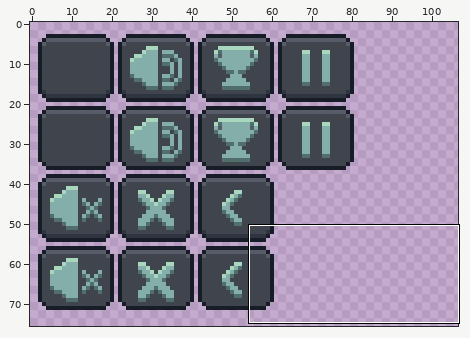
One commit to this pixel-art file: Assets/Native/Sprites/UI/Buttons.aseprite. The first picture is a wide view before the edit; the outline marks the close-up.
Close-up. Before the edit:
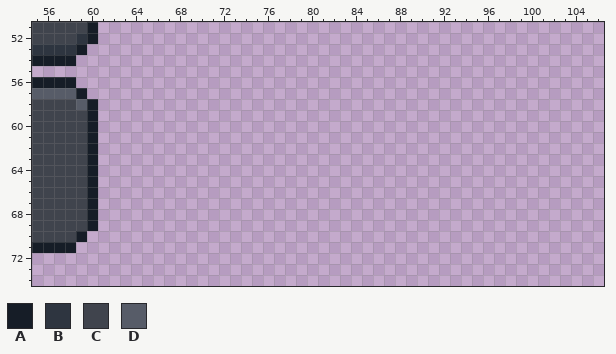
128x128 pixels, 1 frame. Shown: x 55..106, y 51..74. The wide view leaves out empty margins.
Palette (. is transparent): A #161d27  B #2e3540  C #40444d  D #575c68
Pixels before, first column x 55:
51 CCCCCA
52 CCCCBA
53 BBBBA.
54 AAAA..
55 ......
56 AAAA..
57 DDDDA.
58 CCCCDA
59 CCCCCA
60 CCCCCA
61 CCCCCA
62 CCCCCA
63 CCCCCA
64 CCCCCA
65 CCCCCA
66 CCCCCA
67 CCCCCA
68 CCCCCA
69 CCCCCA
70 CCCCA.
71 AAAA..
Once edited:
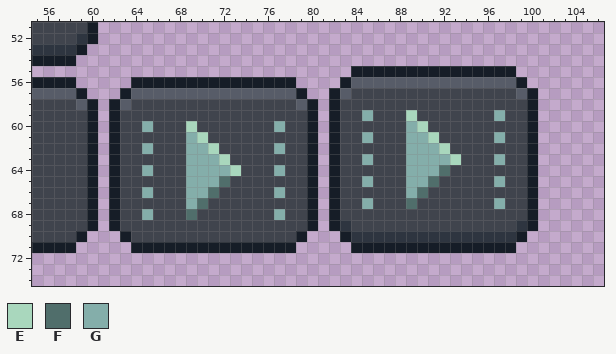
Colours new in this view: E #a9d7bd  F #506e6b  G #84aeaa
The exact change:
{"y":55,"x":84,"old":"...............","new":"AAAAAAAAAAAAAAA"}
{"y":56,"x":64,"old":"...............","new":"AAAAAAAAAAAAAAA"}
{"y":56,"x":83,"old":".................","new":"ADDDDDDDDDDDDDDDA"}
{"y":57,"x":63,"old":".................","new":"ADDDDDDDDDDDDDDDA"}
{"y":57,"x":82,"old":"...................","new":"ADCCCCCCCCCCCCCCCDA"}
{"y":58,"x":62,"old":"...................","new":"ADCCCCCCCCCCCCCCCDA"}
{"y":58,"x":82,"old":"...................","new":"ACCCCCCCCCCCCCCCCCA"}
{"y":59,"x":62,"old":"...................","new":"ACCCCCCCCCCCCCCCCCA"}
{"y":59,"x":82,"old":"...................","new":"ACCGCCCECCCCCCCGCCA"}
{"y":60,"x":62,"old":"...................","new":"ACCGCCCECCCCCCCGCCA"}
{"y":60,"x":82,"old":"...................","new":"ACCCCCCGECCCCCCCCCA"}
{"y":61,"x":62,"old":"...................","new":"ACCCCCCGECCCCCCCCCA"}
{"y":61,"x":82,"old":"...................","new":"ACCGCCCGGECCCCCGCCA"}
{"y":62,"x":62,"old":"...................","new":"ACCGCCCGGECCCCCGCCA"}
{"y":62,"x":82,"old":"...................","new":"ACCCCCCGGGECCCCCCCA"}
{"y":63,"x":62,"old":"...................","new":"ACCCCCCGGGECCCCCCCA"}
{"y":63,"x":82,"old":"...................","new":"ACCGCCCGGGGECCCGCCA"}
{"y":64,"x":62,"old":"...................","new":"ACCGCCCGGGGECCCGCCA"}
{"y":64,"x":82,"old":"...................","new":"ACCCCCCGGGFCCCCCCCA"}
{"y":65,"x":62,"old":"...................","new":"ACCCCCCGGGFCCCCCCCA"}
{"y":65,"x":82,"old":"...................","new":"ACCGCCCGGFCCCCCGCCA"}
{"y":66,"x":62,"old":"...................","new":"ACCGCCCGGFCCCCCGCCA"}
{"y":66,"x":82,"old":"...................","new":"ACCCCCCGFCCCCCCCCCA"}
{"y":67,"x":62,"old":"...................","new":"ACCCCCCGFCCCCCCCCCA"}
{"y":67,"x":82,"old":"...................","new":"ACCGCCCFCCCCCCCGCCA"}
{"y":68,"x":62,"old":"...................","new":"ACCGCCCFCCCCCCCGCCA"}
{"y":68,"x":82,"old":"...................","new":"ACCCCCCCCCCCCCCCCCA"}
{"y":69,"x":62,"old":"...................","new":"ACCCCCCCCCCCCCCCCCA"}
{"y":69,"x":82,"old":"...................","new":"ABCCCCCCCCCCCCCCCBA"}
{"y":70,"x":63,"old":".................","new":"ACCCCCCCCCCCCCCCA"}
{"y":70,"x":83,"old":".................","new":"ABBBBBBBBBBBBBBBA"}
{"y":71,"x":64,"old":"...............","new":"AAAAAAAAAAAAAAA"}
{"y":71,"x":84,"old":"...............","new":"AAAAAAAAAAAAAAA"}
{"label":"added","picture_box":[109,66,538,253]}
